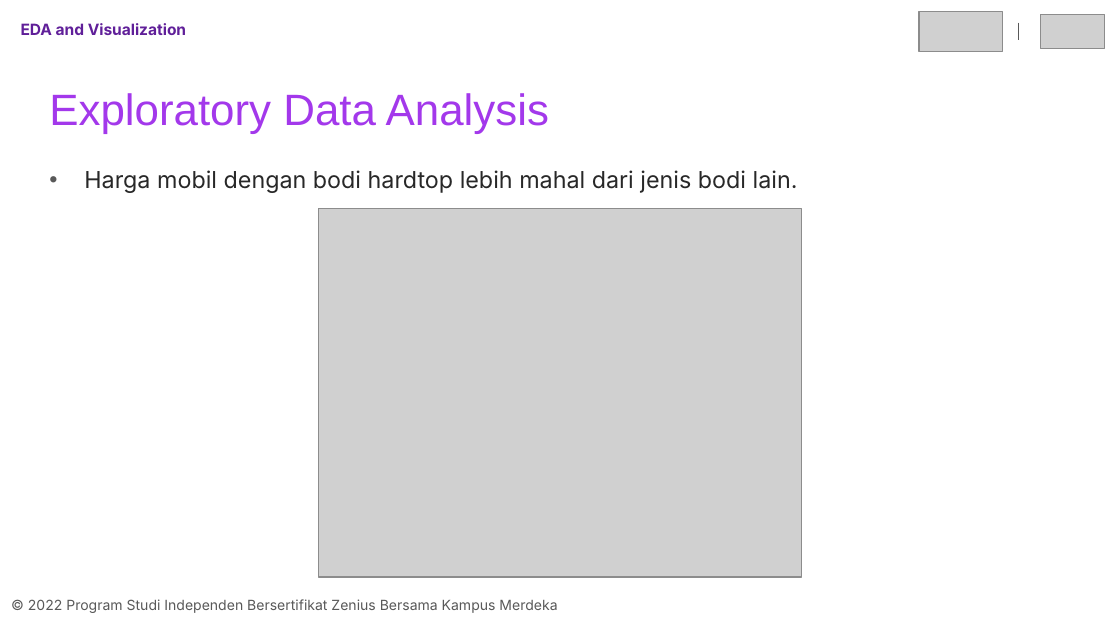
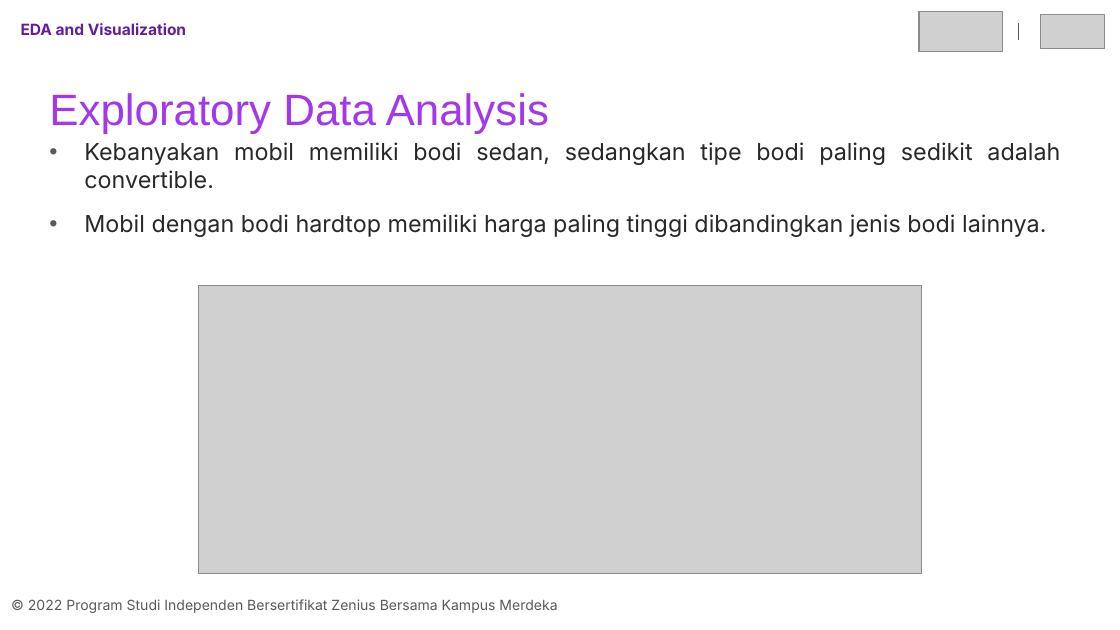
Before and after one commit to arsyfpro/Car-Price-Prediction-Machine-Learning, a slide deck: slide 16 of final_project_07_adit.pptx (slide 17 before the commit). Drawn at 1120x630 pixels with LibreOffice and Linux fonts; fonts in the diff are those of the drawing; grey boxes stand for pictures. Boxes give left, top, right and bottom in pixels: in the first picture for what was removed or moved away, otherwise in the second. Text is boxed around its words. In the diff, an @@ line names an element or a change of style, - is before the commit and + after.

```diff
--- a/final_project_07_adit.pptx
+++ b/final_project_07_adit.pptx
@@ text at bbox=[84, 142, 1060, 237]: text changed @@
-• Harga mobil dengan bodi hardtop lebih mahal dari jenis bodi lain.
+• Kebanyakan mobil memiliki bodi sedan, sedangkan tipe bodi paling sedikit adalah convertible.
+• Mobil dengan bodi hardtop memiliki harga paling tinggi dibandingkan jenis bodi lainnya.
@@ picture: place and size @@
-picture at bbox=[318, 208, 802, 577]
+picture at bbox=[198, 286, 921, 573]
```
Also in this commit, not shown: 10 other slides changed, 1 slide removed, 1 other file.
